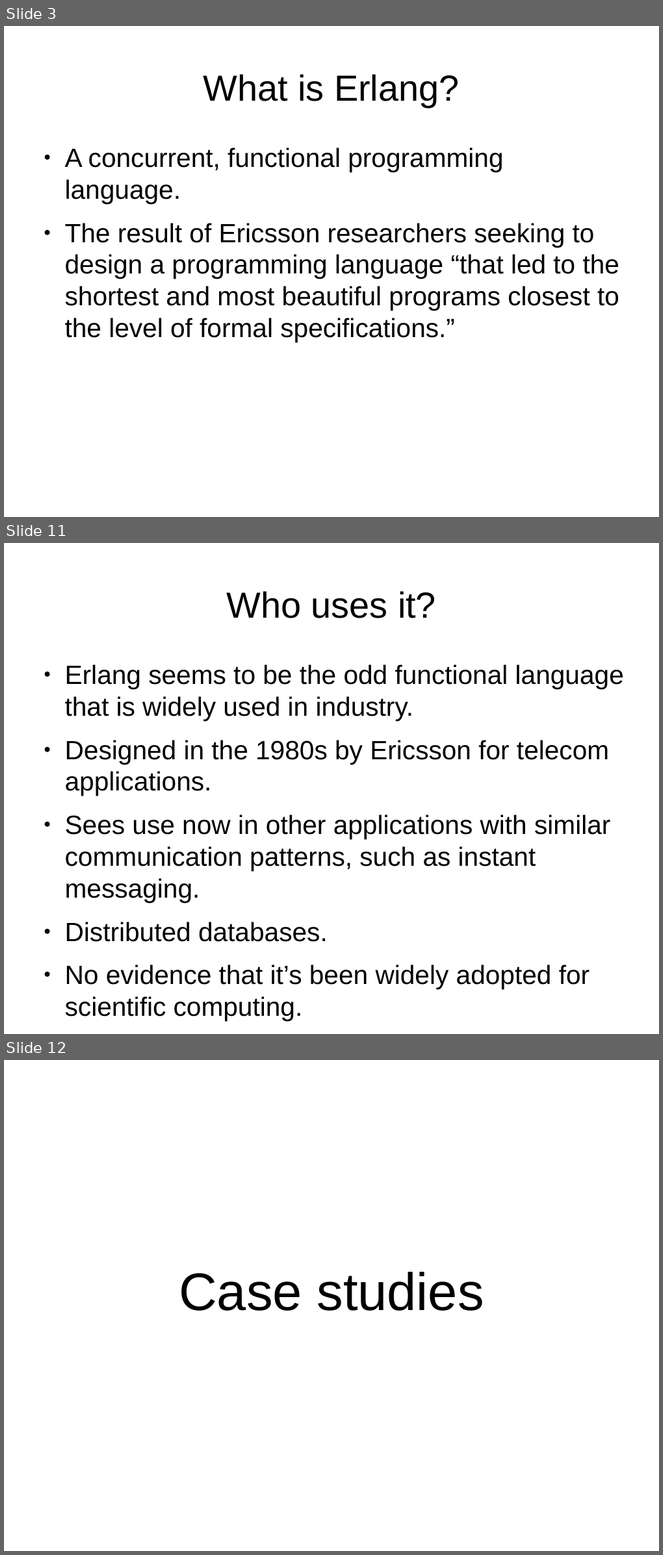
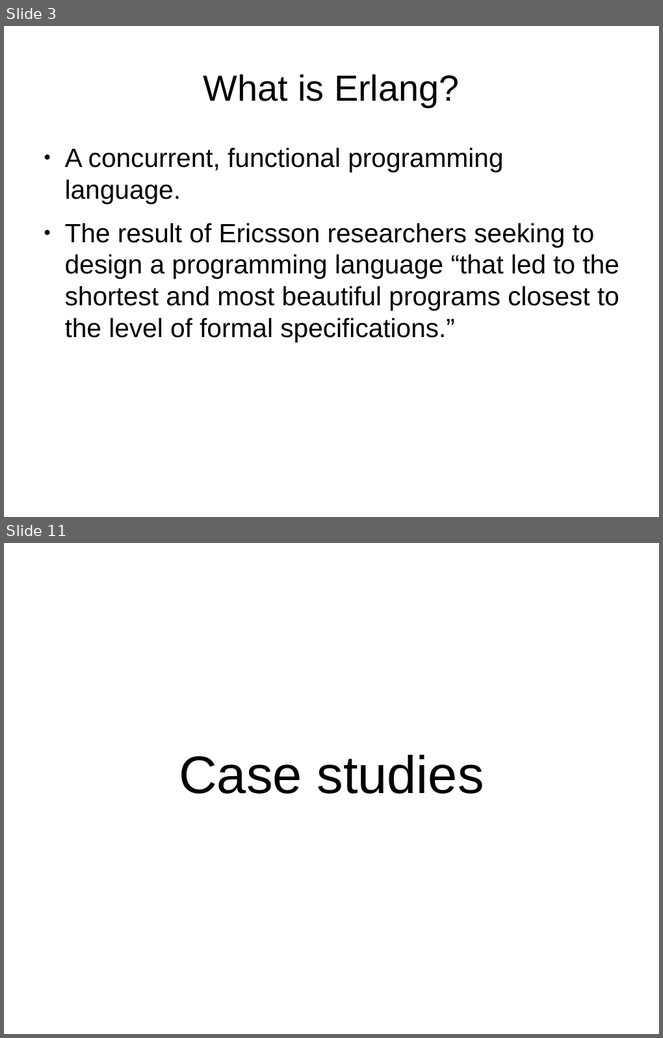
Before and after one commit to FractalDesigns/cowichan-1, a slide deck: miscellaneous/2010-12/slides.odp. Shown one above the other, each under a label of ours: slides 3, 11 and 12 before the commit, slides 3 and 11 after it; the slides between them are not shown. The pictures are 663x1555 and 663x1038 pixels, drawn with LibreOffice and Linux fonts; fonts in the diff are those of the drawing; background and template pictures are left out. Boxes give left, top, right and bottom in pixels: in the first picture for what was removed or moved away, otherwise in the second. Text is boxed around its words. In the diff, an @@ line names an element or a change of style, - is before the commit and + after.

Commit message:
Added a few slides, trimmed a few others.

```diff
--- a/miscellaneous/2010-12/slides.odp
+++ b/miscellaneous/2010-12/slides.odp
@@ slide 11 removed at (x1=4, y1=543, x2=659, y2=1034), background picture (left out) @@
@@ title removed at (x1=226, y1=591, x2=436, y2=618) @@
-Who uses it?
@@ text removed at (x1=65, y1=665, x2=624, y2=990) @@
-● Erlang seems to be the odd functional language that is widely used in industry.
-● Designed in the 1980s by Ericsson for telecom applications.
-● Sees use now in other applications with similar communication patterns, such as instant messaging.
-● Distributed databases.
-● No evidence that it’s been widely adopted for scientific computing.
@@ what was slide 12 is now slide 11 @@
```
Also in this commit, not shown: 10 slides changed, 3 slides added, 2 other slides removed.
